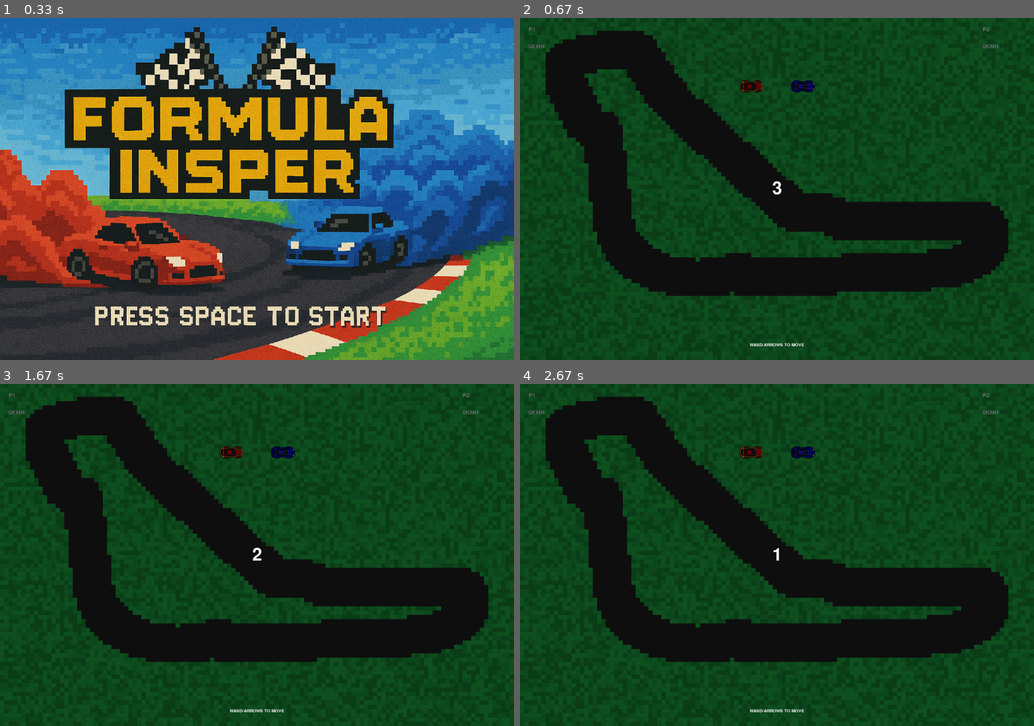
Above: before the commit, frames 1-4 (two rows, left to right).
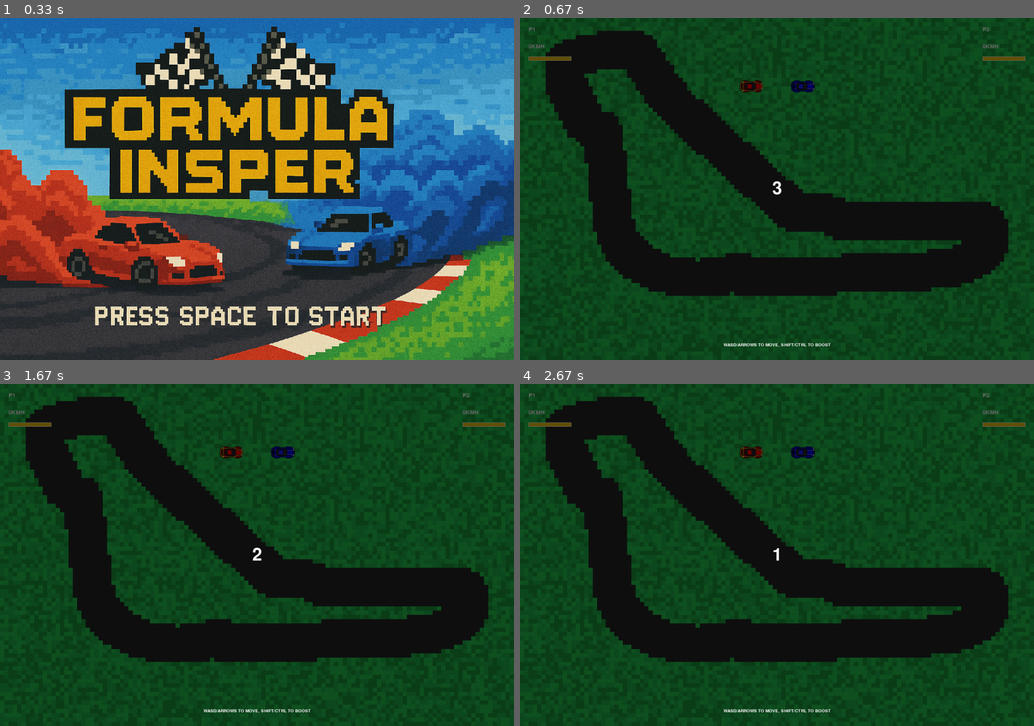
Above: after the commit, the same moments.

Repository: raphaelcp22/PYGAME
Game: pygame game, started from game.py
The game is run twice, just before and just after one commit, with the same random seed, the same clock (stepped at 60 frames per second) and the same inputs.
Inputs:
- Up to frame 1 (0.33 s): no input
- Up to frame 2 (0.67 s): tap Space at 0.33 s
- Up to frame 3 (1.67 s): no input
- Up to frame 4 (2.67 s): no input

Frame 1 is identical in both runs. In frame 2, 0.4% of the frame differs, in the area x 1-99%, y 11-97%; in frame 3, 0.4%; in frame 4, 0.4%.

Commit message:
adição dos sons na pasta, turbo e hud

Diff:
--- a/game.py
+++ b/game.py
@@ -4,14 +4,29 @@
 import random
 from pygame.math import Vector2
 
-# incicia o pygame
+# inicia o pygame
 pygame.init()
+
+# inicia o sistema de som
+pygame.mixer.init()
 
 # dimensões da tela
 SCREEN_WIDTH, SCREEN_HEIGHT = 1200, 800
 screen = pygame.display.set_mode((SCREEN_WIDTH, SCREEN_HEIGHT))
 pygame.display.set_caption("Pixel Racer Championship")
 clock = pygame.time.Clock()
+
+# carrega sons
+try:
+    engine_sound = pygame.mixer.Sound('engine.wav')  # som do motor
+    crash_sound = pygame.mixer.Sound('crash.wav')    # som de colisão
+    boost_sound = pygame.mixer.Sound('boost.wav')    # som de turbo
+    music = pygame.mixer.music.load('race_music.mp3')  # música de fundo
+    pygame.mixer.music.set_volume(0.5)  # volume mais baixo pra música
+    sound_available = True
+except:
+    sound_available = False
+    print("Arquivos de som não encontrados. Continuando sem som.")
 
 
 CELL_SIZE = 10
@@ -139,19 +154,44 @@
         self.last_position = Vector2(x, y)
         self.off_track = False
         self.off_track_timer = 0
+        self.engine_sound_playing = False  # controle do som do motor
+        self.last_collision_time = 0
+        self.boost = 100  # medidor de turbo
+        self.boosting = False  # se está usando turbo
 
     def load_car_image(self, player_num):
-        """Load car image based on player number."""
+        """Carrega imagem do carro baseado no número do jogador"""
         if player_num == 1:
             car_image = pygame.image.load('scarlet.png').convert_alpha()
         elif player_num == 2:
             car_image = pygame.image.load('navy.png').convert_alpha()
         else:
-            raise ValueError("Invalid player number")
+            raise ValueError("Número de jogador inválido")
         return pygame.transform.rotate(car_image, -90)
 
     def update(self, cars):
         keys = pygame.key.get_pressed()
+
+        # sistema de som
+        if sound_available:
+            # som do motor - volume varia com velocidade
+            engine_volume = min(0.7, self.velocity.length() / self.max_speed)
+            if engine_volume > 0.1:
+                if not self.engine_sound_playing:
+                    engine_sound.play(-1)  # loop no som
+                    self.engine_sound_playing = True
+                engine_sound.set_volume(engine_volume)
+            else:
+                if self.engine_sound_playing:
+                    engine_sound.stop()
+                    self.engine_sound_playing = False
+
+            # som do turbo
+            self.boosting = False
+            if keys[self.controls['boost']] and self.boost > 0 and self.velocity.length() > 0:
+                self.boosting = True
+                if random.random() < 0.1:  # toca só as vezes pra não encher
+                    boost_sound.play()
 
         # controles
         if keys[self.controls['accelerate']]:
@@ -161,6 +201,16 @@
         if keys[self.controls['brake']]:
             self.velocity -= Vector2(math.cos(math.radians(self.angle)),
                                    math.sin(math.radians(self.angle))) * (self.acceleration * 0.8)
+
+        # turbo
+        if keys[self.controls['boost']] and self.boost > 0:
+            boost_amount = self.acceleration * 1.5
+            self.velocity += Vector2(math.cos(math.radians(self.angle)),
+                                   math.sin(math.radians(self.angle))) * boost_amount
+            self.boost -= 1.5  # gasta turbo
+            self.boosting = True
+        elif not self.boosting and self.boost < 100:
+            self.boost += 0.2  # recarrega turbo
 
         # direção
         turning = 0
@@ -176,8 +226,8 @@
         self.velocity *= (1 - self.friction * self.traction)
 
         # vel. máxima
-        if self.velocity.length() > self.max_speed:
-            self.velocity.scale_to_length(self.max_speed)
+        if self.velocity.length() > self.max_speed * (1.5 if self.boosting else 1.0):
+            self.velocity.scale_to_length(self.max_speed * (1.5 if self.boosting else 1.0))
 
         # calcula nova posição
         new_pos = self.pos + self.velocity
@@ -190,13 +240,33 @@
             tilemap[cell_y][cell_x] in (0, 3)):  # fora da pista
             self.off_track = True
             self.off_track_timer += 1
-            self.velocity *= 0.95
+            self.velocity *= 0.95  # mais devagar na grama
         else:
             self.off_track = False
             self.off_track_timer = 0
 
         self.pos = new_pos
 
+        # colisão entre carros com som
+        current_time = pygame.time.get_ticks()
+        for car in cars:
+            if (car != self and pygame.sprite.collide_mask(self, car) and
+                current_time - self.last_collision_time > 500):  # cooldown de 0.5s
+
+                self.last_collision_time = current_time
+                relative_velocity = self.velocity - car.velocity
+                force = relative_velocity.length() * 0.7
+
+                if force > 2 and sound_available:  # só toca som se for forte
+                    crash_sound.play()
+
+                # física da colisão
+                collision_angle = math.atan2(car.pos.y - self.pos.y, car.pos.x - self.pos.x)
+                impulse = Vector2(math.cos(collision_angle), math.sin(collision_angle)) * force
+                self.velocity -= impulse * 0.7
+                car.velocity += impulse * 0.7
+
+        # atualiza sprite
         self.image = pygame.transform.rotate(self.original_image, -self.angle)
         self.rect = self.image.get_rect(center=(self.pos.x, self.pos.y))
 
@@ -220,7 +290,6 @@
 
 def draw_hud(surface, cars):
     for i, car in enumerate(cars):
-
         player_text = font_small.render(f"P{car.player_num}", True, WHITE)
         pos_x = 20 if i == 0 else SCREEN_WIDTH - 120
         surface.blit(player_text, (pos_x, 20))
@@ -230,14 +299,20 @@
         speed_text = font_small.render(f"{speed}KMH", True, WHITE)
         surface.blit(speed_text, (pos_x, 60))
 
+        # medidor de turbo
+        boost_width = int(100 * (car.boost / 100))
+        pygame.draw.rect(surface, (20, 20, 20), (pos_x, 90, 100, 10))
+        pygame.draw.rect(surface, YELLOW, (pos_x, 90, boost_width, 10))
+        pygame.draw.rect(surface, WHITE, (pos_x, 90, 100, 10), 1)
+
 def draw_intro(surface):
-    # intro screen
+    # tela de introdução
     intro_img = pygame.image.load("intro_screen.png").convert()
     intro_img = pygame.transform.scale(intro_img, (SCREEN_WIDTH, SCREEN_HEIGHT))
     surface.blit(intro_img, (0, 0))
 
 def draw_countdown(surface, count):
-
+    # contagem regressiva
     overlay = pygame.Surface((SCREEN_WIDTH, SCREEN_HEIGHT), pygame.SRCALPHA)
     overlay.fill((0, 0, 0, 150))
     surface.blit(overlay, (0, 0))
@@ -252,6 +327,10 @@
                               SCREEN_HEIGHT//2 - go_text.get_height()//2))
 
 def main():
+    # toca música de fundo se disponível
+    if sound_available:
+        pygame.mixer.music.play(-1)  # loop na música
+
     game_state = "intro"
     countdown = 3
     last_tick = pygame.time.get_ticks()
@@ -262,24 +341,32 @@
 
         for event in pygame.event.get():
             if event.type == pygame.QUIT:
+                # para todos os sons ao sair
+                if sound_available:
+                    pygame.mixer.music.stop()
+                    engine_sound.stop()
                 pygame.quit()
                 sys.exit()
 
             if event.type == pygame.KEYDOWN:
                 if game_state == "intro" and event.key == pygame.K_SPACE:
+                    # controles do jogador 1 (WASD + Shift)
                     controls1 = {
                         'accelerate': pygame.K_w,
                         'brake': pygame.K_s,
                         'left': pygame.K_d,
-                        'right': pygame.K_a
+                        'right': pygame.K_a,
+                        'boost': pygame.K_LSHIFT
                     }
+                    # controles do jogador 2 (setas + Ctrl)
                     controls2 = {
                         'accelerate': pygame.K_UP,
                         'brake': pygame.K_DOWN,
                         'left': pygame.K_RIGHT,
-                        'right': pygame.K_LEFT
+                        'right': pygame.K_LEFT,
+                        'boost': pygame.K_RCTRL
                     }
-                    start_y = 160  # ajustar para a pista
+                    start_y = 160  # posição inicial na pista
                     car1 = Car(TRACK_CENTER[0] - 60, start_y, RED, controls1, 1)
                     car2 = Car(TRACK_CENTER[0] + 60, start_y, BLUE, controls2, 2)
                     cars = [car1, car2]
@@ -289,9 +376,13 @@
 
                 elif game_state == "racing":
                     if event.key == pygame.K_q:
+                        if sound_available:
+                            pygame.mixer.music.stop()
+                            engine_sound.stop()
                         pygame.quit()
                         sys.exit()
 
+        # lógica da contagem regressiva
         if game_state == "countdown":
             if current_time - last_tick >= 1000:
                 countdown -= 1
@@ -299,10 +390,12 @@
                 if countdown < 0:
                     game_state = "racing"
 
+        # atualiza os carros durante a corrida
         elif game_state == "racing":
             for car in cars:
                 car.update(cars)
 
+        # desenha tudo
         screen.fill(BLACK)
 
         if game_state == "intro":
@@ -314,14 +407,29 @@
                 for car in cars:
                     car.draw(screen)
 
+                    # efeito visual do turbo
+                    if car.boosting:
+                        boost_pos = car.pos + Vector2(
+                            math.cos(math.radians(car.angle + 180)) * 35,
+                            math.sin(math.radians(car.angle + 180)) * 35
+                        )
+                        pygame.draw.circle(
+                            screen,
+                            (255, 200, 100, 180),
+                            (int(boost_pos.x), int(boost_pos.y)),
+                            20
+                        )
+
+            # mostra HUD durante a corrida
             if game_state in ["countdown", "racing"] and cars:
                 draw_hud(screen, cars)
 
+            # mostra contagem regressiva
             if game_state == "countdown":
                 draw_countdown(screen, countdown)
 
-
-            controls_text = font_tiny.render("WASD/ARROWS TO MOVE", True, WHITE)
+            # instruções de controle
+            controls_text = font_tiny.render("WASD/ARROWS TO MOVE, SHIFT/CTRL TO BOOST", True, WHITE)
             screen.blit(controls_text, (SCREEN_WIDTH//2 - controls_text.get_width()//2, SCREEN_HEIGHT - 40))
 
         pygame.display.flip()
Not shown, added: boost.mp3
Not shown, added: crash.mp3
Not shown, added: engine.mp3
Not shown, added: lap.mp3
Not shown, added: race_music.mp3
